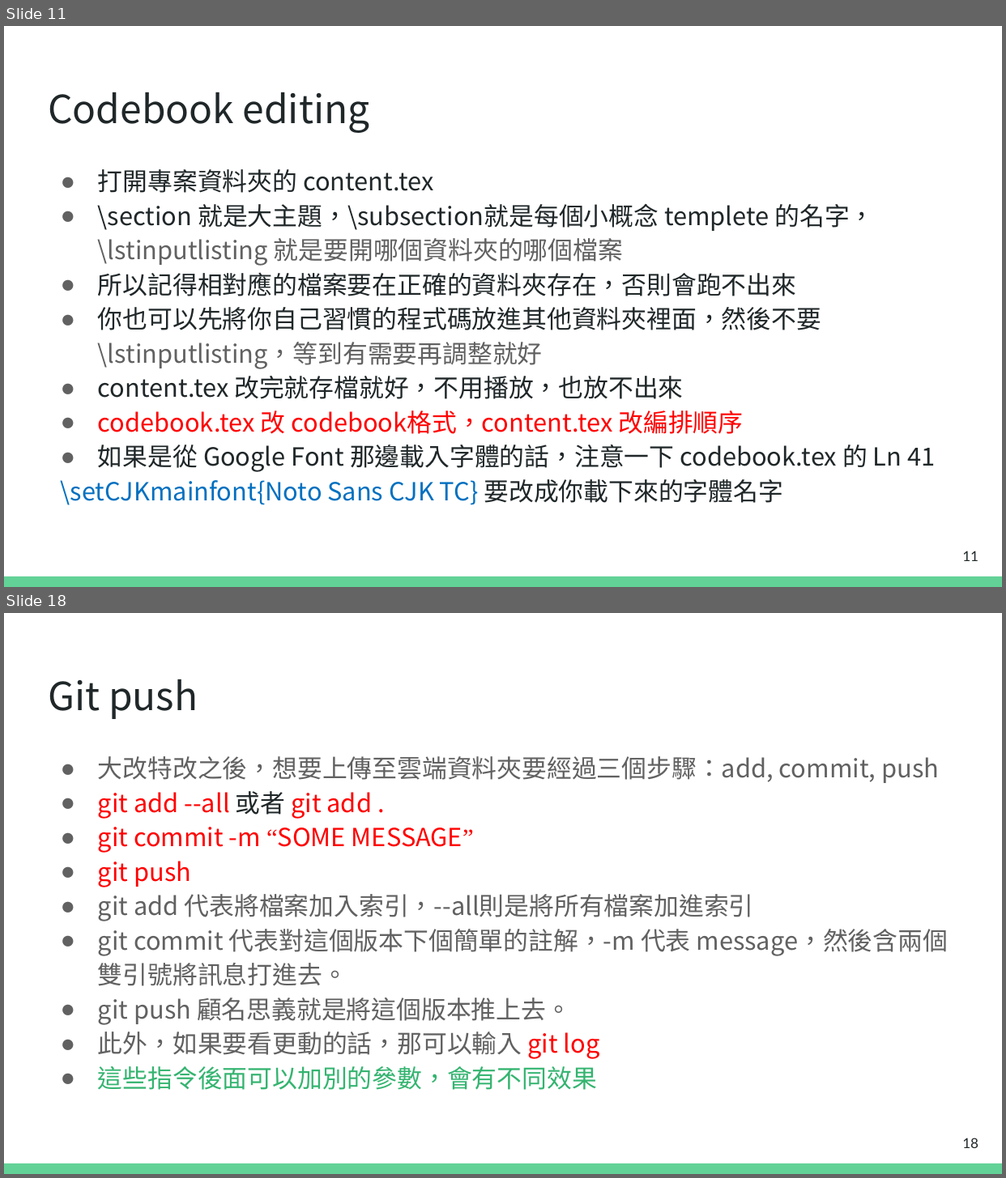
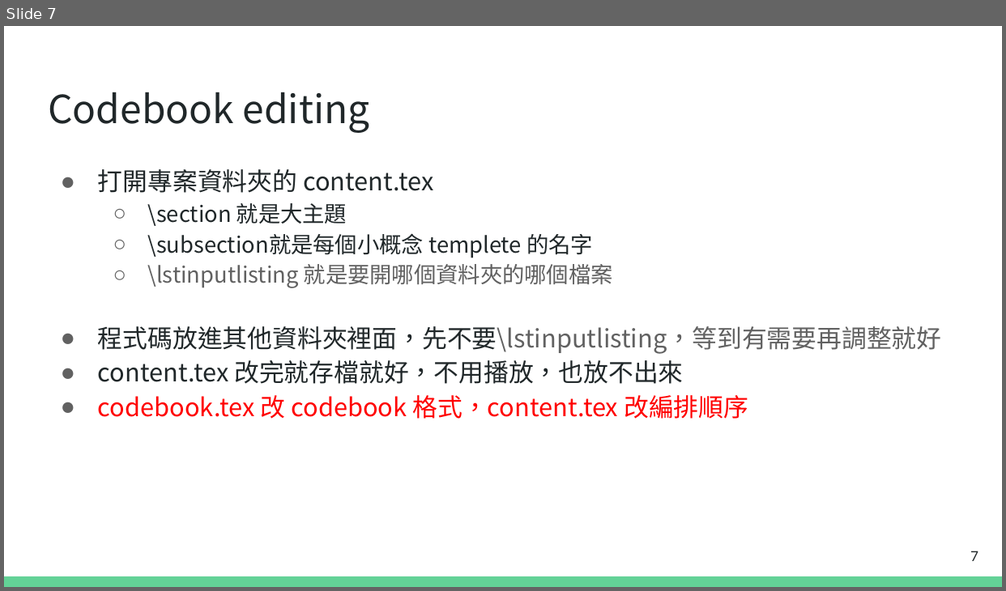
Before and after one commit to terry25031069/NTPU_codebook, a slide deck: tutorial/codebook_tutorial.pptx. Shown one above the other, each under a label of ours: slides 11 and 18 before the commit, slide 7 after it; the slides between them are not shown. The pictures are 1006x1178 and 1006x591 pixels, drawn with LibreOffice and Linux fonts; fonts in the diff are those of the drawing. Boxes give left, top, right and bottom in pixels: in the first picture for what was removed or moved away, otherwise in the second. Text is boxed around its words. In the diff, an @@ line names an element or a change of style, - is before the commit and + after.

```diff
--- a/tutorial/codebook_tutorial.pptx
+++ b/tutorial/codebook_tutorial.pptx
@@ slide 18 removed at (4, 613, 1002, 1174), background #FFFFFF; not listed: 1 template element that a slide beside it also shows @@
@@ title removed at (48, 679, 198, 719) @@
-Git push
@@ text removed at (98, 756, 948, 1090) @@
-● 大改特改之後，想要上傳至雲端資料夾要經過三個步驟：add, commit, push
-● git add --all 或者 git add .
-● git commit -m “SOME MESSAGE”
-● git push
-● git add 代表將檔案加入索引，--all則是將所有檔案加進索引
-● git commit 代表對這個版本下個簡單的註解，-m 代表 message，然後含兩個雙引號將訊息打進去。
-● git push 顧名思義就是將這個版本推上去。
-● 此外，如果要看更動的話，那可以輸入 git log
-● 這些指令後面可以加別的參數，會有不同效果
@@ page number removed at (962, 1138, 978, 1148) @@
-18
@@ what was slide 11 is now slide 7 @@
@@ slide 7 changed as well @@
@@ text at (98, 203, 942, 354): text changed; size 18 to 16 pt; font Noto Sans CJK TC to Noto Sans CJK SC @@
-● \section 就是大主題，\subsection就是每個小概念 templete 的名字，
-  \lstinputlisting 就是要開哪個資料夾的哪個檔案
-● 所以記得相對應的檔案要在正確的資料夾存在，否則會跑不出來
-● 你也可以先將你自己習慣的程式碼放進其他資料夾裡面，然後不要\lstinputlisting，等到有需要再調整就好
+  ○ \section 就是大主題
+  ○ \subsection就是每個小概念 templete 的名字
+  ○ \lstinputlisting 就是要開哪個資料夾的哪個檔案
+● 程式碼放進其他資料夾裡面，先不要\lstinputlisting，等到有需要再調整就好
@@ text at (98, 395, 748, 419): text changed; text colour #202729 to #FF0000 @@
-● codebook.tex 改 codebook格式，content.tex 改編排順序
-● 如果是從 Google Font 那邊載入字體的話，注意一下 codebook.tex 的 Ln 41
-\setCJKmainfont{Noto Sans CJK TC} 要改成你載下來的字體名字
+● codebook.tex 改 codebook 格式，content.tex 改編排順序
@@ page number at (970, 551, 978, 561): text changed @@
-11
+7
```
Also in this commit, not shown: 5 other slides changed, 3 slides added, 11 other slides removed, 4 other files.
